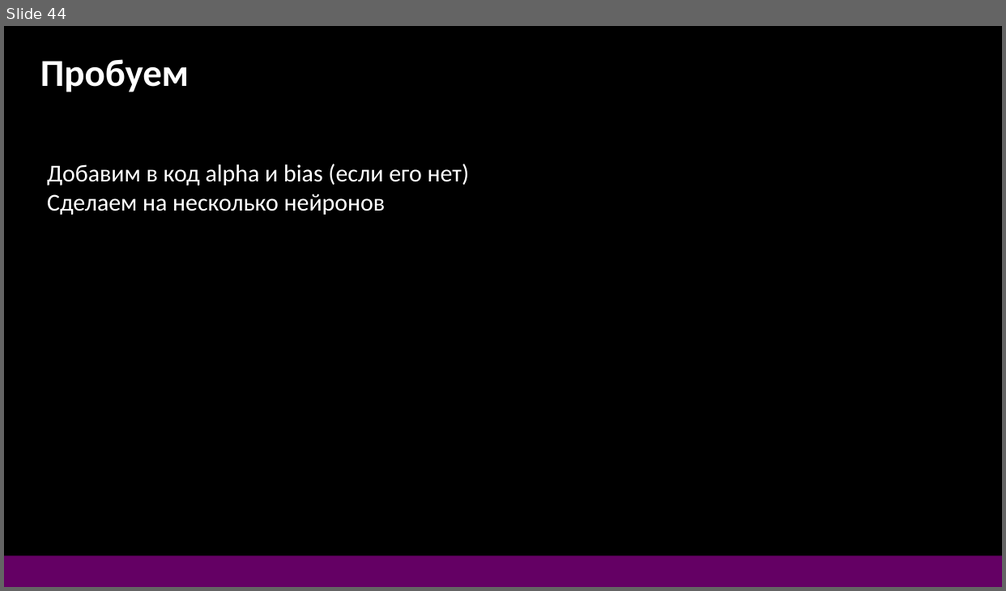
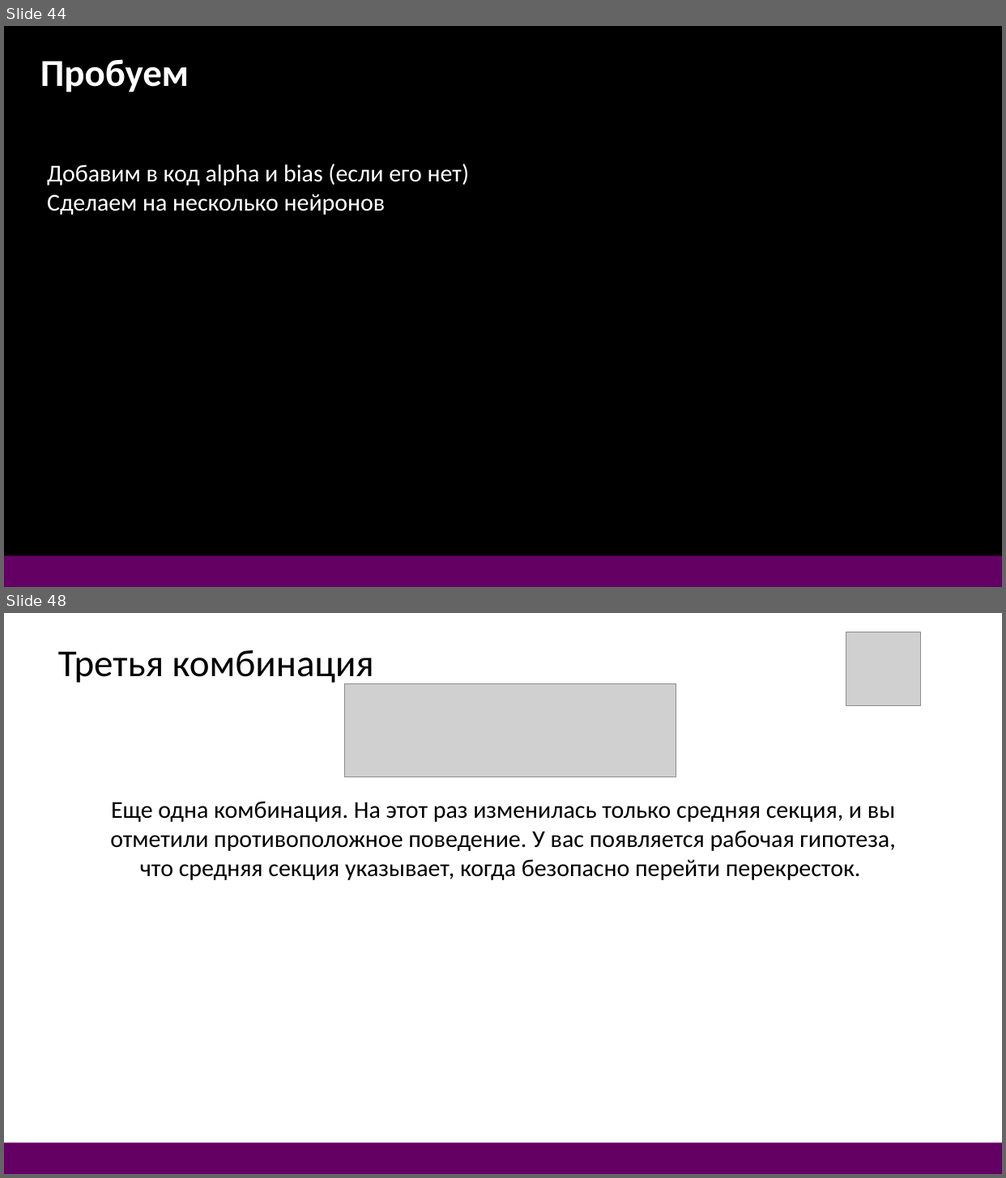
Before and after one commit to DonRobot-all/ML, a slide deck: 1. ML first 28.pptx. Shown one above the other, each under a label of ours: slide 44 before the commit, slides 44 and 48 after it; the slides between them are not shown. The pictures are 1006x591 and 1006x1178 pixels, drawn with LibreOffice and Linux fonts; fonts in the diff are those of the drawing; grey boxes stand for pictures. Boxes give left, top, right and bottom in pixels: in the first picture for what was removed or moved away, otherwise in the second. Text is boxed around its words. In the diff, an @@ line names an element or a change of style, - is before the commit and + after.

```diff
--- a/1. ML first 28.pptx
+++ b/1. ML first 28.pptx
@@ slide 48 added at (4, 613, 1002, 1174), background #FFFFFF @@
@@ picture added at (846, 632, 921, 705) @@
@@ text added at (58, 650, 374, 686), 44 pt, text #000000 @@
+Третья комбинация
@@ picture added at (344, 683, 675, 777) @@
@@ text added at (110, 801, 895, 880), 28 pt, text #000000 @@
+Еще одна комбинация. На этот раз изменилась только средняя секция, и вы
+отметили противоположное поведение. У вас появляется рабочая гипотеза,
+что средняя секция указывает, когда безопасно перейти перекресток.
@@ rectangle added at (4, 1143, 1002, 1174), fill #640064 @@
```
Also in this commit, not shown: 7 other slides added, 3 other files.
